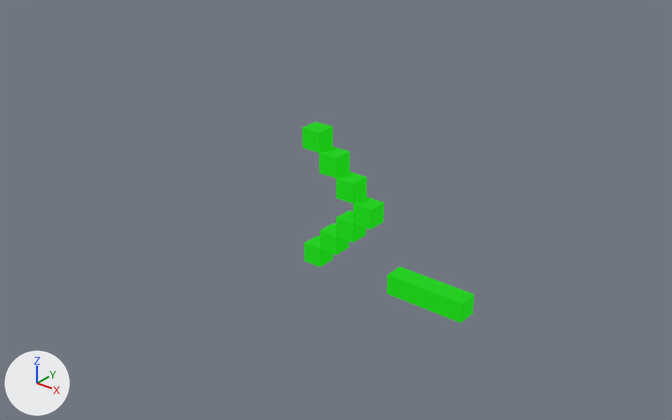
Renders of the glTF model public/cmd.glb from each side of a commit.
Rendered twice from a camera (50 mm lens) standing at (21.9, -31.0, 22.3) and looking at (-8.3, 6.8, -1.1). Lighting does not change. The marker at lower left points along +X, +Y and +Z. Where no turn or scale is listed for an object, it has been applied to the vertices. Vertices at the same position are counted once.

Objects in the first picture: 'cmd'.
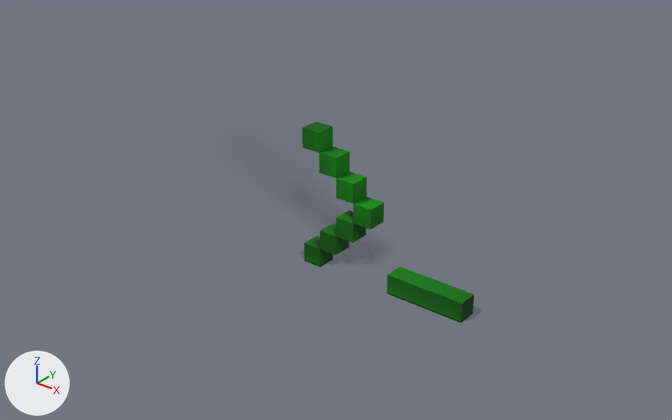
Pixel boxes (x1, y1, x2, y2) of what changed, in the pictures (672 x 420 px):
'cmd', surface changed: (302, 122, 474, 323) in both

Patch to the scene script:
```diff
--- a/public/cmd.glb.py
+++ b/public/cmd.glb.py
@@ img_cmdbake @@
+img_cmdbake = load_image('cmdbake', '_unpacked/cmdbake', 1024, 1024, 'sRGB')
@@ mat_palette @@
 mat_palette = principled_material('palette')
-mat_palette.texture = img_cmd_bake
+mat_palette.texture = img_cmdbake
 mat_palette.roughness = 1.0
-mat_palette.emission_color = (0.00284, 0.464, 0.0)  # green #09b500
-mat_palette.emission_strength = 1.0
@@ me_cmd @@
 me_cmd.from_pydata(...)  # 52 vertices, 96 faces; spans x -4.5..4.5, y -0.5..0.5, z 0.0..7.0
 # used by ob_cmd; location = (0.0, 0.0, 0.0)
+# me_cmd part 1: texture (UV) coordinates of 96 of 96 faces, centred in x -4.5..4.5, y -0.5..0.5, z 0.0..7.0, changed; they spanned u 0.05..0.86, v 0.05..0.95 and now span u 0.0..1.0, v 0.0..1.0
 me_cmd.materials.append(mat_palette)
```
